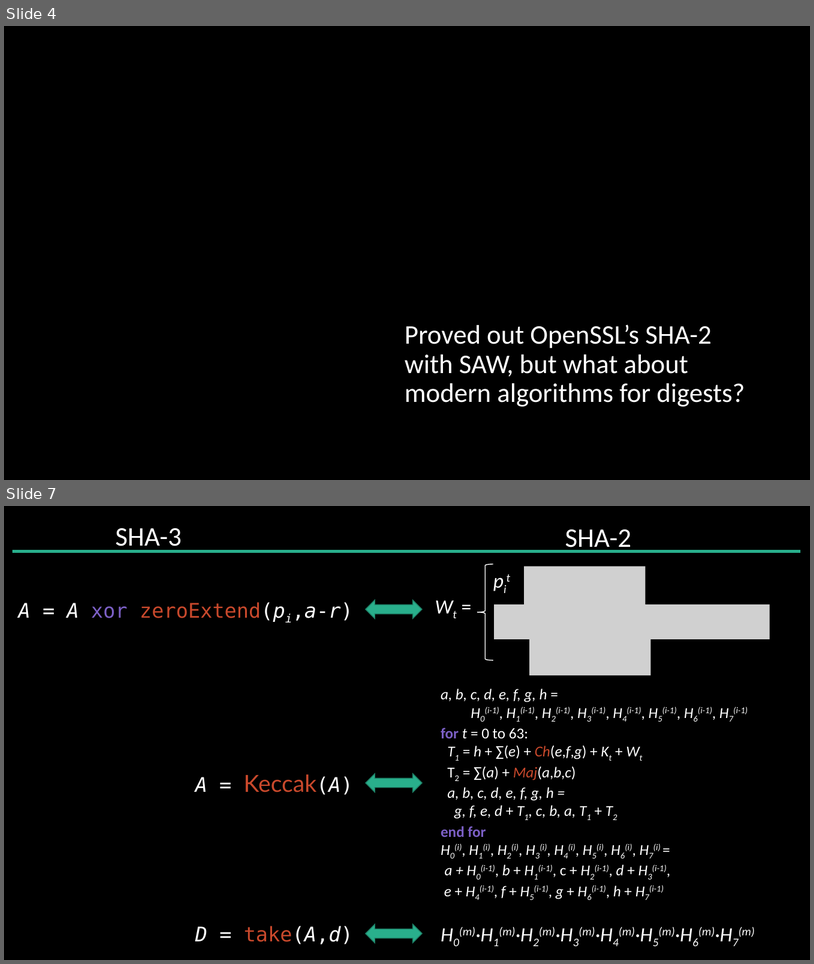
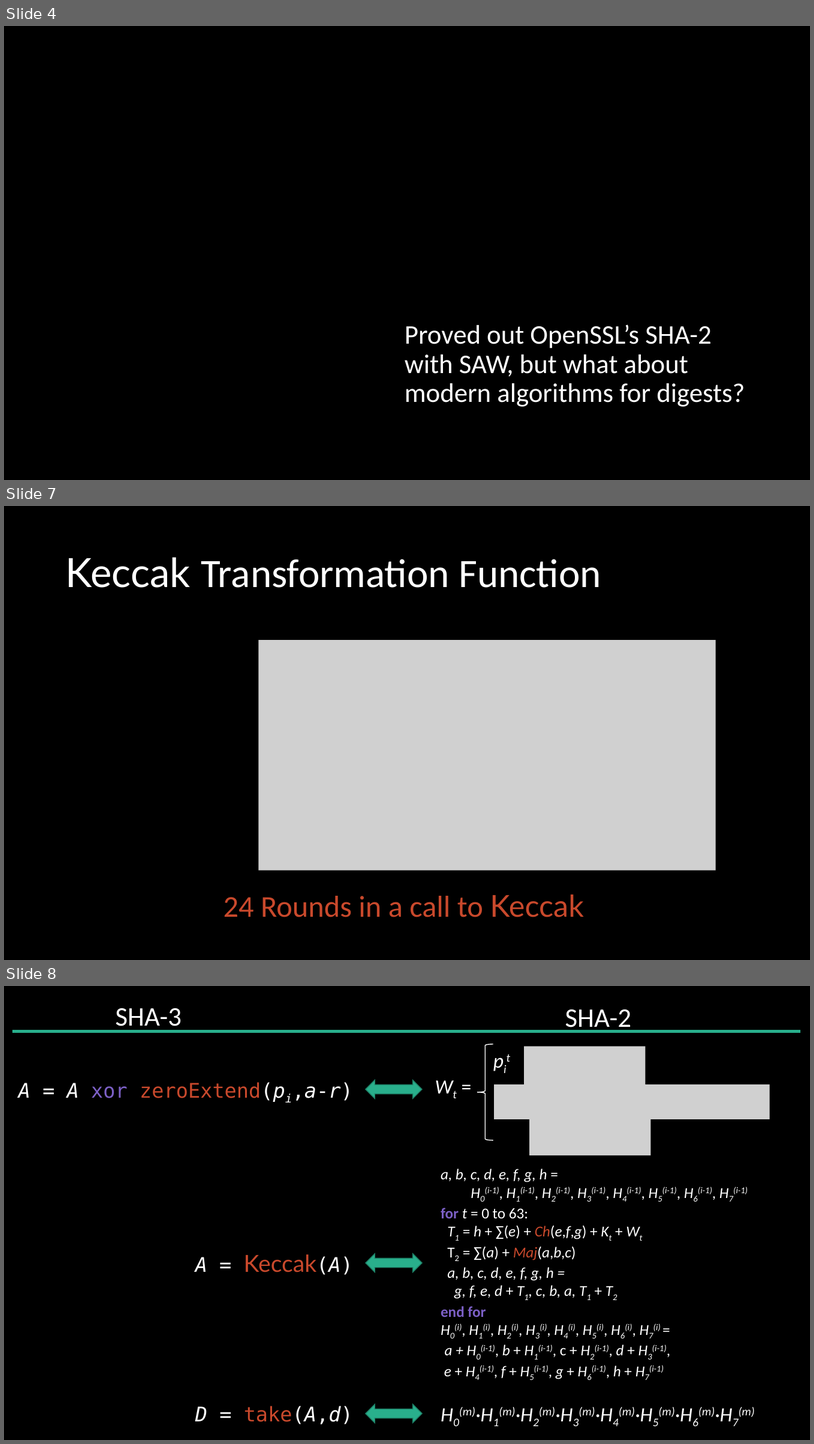
Before and after one commit to ericmercer/sha3-verification, a slide deck: presentation/SPIN2022.pptx. Shown one above the other, each under a label of ours: slides 4 and 7 before the commit, slides 4, 7 and 8 after it; the slides between them are not shown. The pictures are 814x964 and 814x1444 pixels, drawn with LibreOffice and Linux fonts; fonts in the diff are those of the drawing; grey boxes stand for pictures; background and template pictures are left out. Boxes give left, top, right and bottom in pixels: in the first picture for what was removed or moved away, otherwise in the second. Text is boxed around its words. In the diff, an @@ line names an element or a change of style, - is before the commit and + after.

```diff
--- a/presentation/SPIN2022.pptx
+++ b/presentation/SPIN2022.pptx
@@ slide 7 added at [4, 506, 810, 960], background #000000 @@
@@ title added at [65, 557, 602, 588], 48 pt, text #FFFFFF @@
+Keccak Transformation Function
@@ picture added at [258, 640, 716, 870] @@
@@ text added at [224, 894, 584, 917], 36 pt, text #C9492C @@
+24 Rounds in a call to Keccak
@@ what was slide 7 is now slide 8 @@
```
Also in this commit, not shown: 4 slides changed, 2 other slides added.
